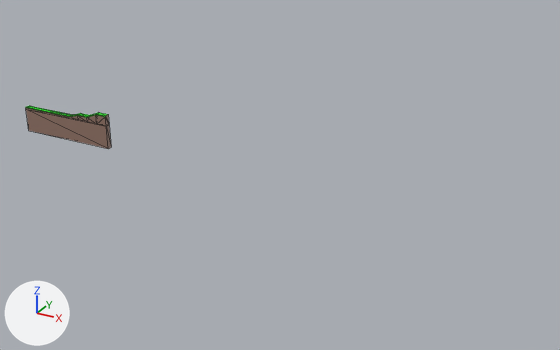
What one commit did to the FBX model Assets/Stage/First/first_1.fbx.
Rendered twice from a 50 mm lens placed at (2.5, -2.3, 1.09), pointed at (1.2, 0.05, -0.09). The lights are fixed; the arrows at lower left show +X, +Y and +Z. Mesh edges are drawn as thin lines. Where no turn or scale is listed for an object, it has been applied to the vertices. Vertices at the same position are counted once.
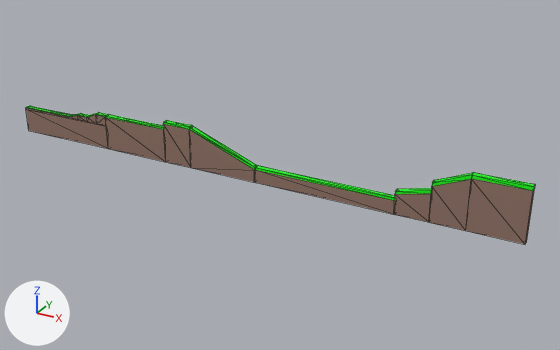
Where the newer file only moved an object's origin or applied its transform, the numbers keep the older frame.

The change, as a diff of the scene's bpy script:
```diff
--- a/Assets/Stage/First/first_1.fbx.py
+++ b/Assets/Stage/First/first_1.fbx.py
@@ mat_lambert5 @@
+mat_lambert5 = principled_material('lambert5')
+mat_lambert5.base_color = (0.0, 1.0, 0.0)  # green #00ff00
@@ mat_lambert4 @@
+mat_lambert4 = principled_material('lambert4')
+mat_lambert4.base_color = (0.294, 0.178, 0.138)  # brown #947568
@@ mat_lambert6 @@
+mat_lambert6 = principled_material('lambert6')
+mat_lambert6.base_color = (0.561, 0.561, 0.561)  # light grey #c5c5c5
@@ me_mesh @@
 # used by ob_polysurface4; location = (0.195, 0.0, -0.037)
-me_mesh.from_pydata(...)  # 65 vertices, 106 faces; spans x -0.225..0.225, y -0.01..0.01, z -0.073..0.073
+me_mesh.from_pydata(...)  # 141 vertices, 230 faces; spans x -0.225..1.935, y -0.01..0.01, z -0.073..0.13
+# me_mesh part 1
+# 42 vertices are added at x 0.224..1.935, y -0.01, z -0.073..0.13
+# 34 new vertices lie (0.0, 0.02, 0.0) away from vertices in x 0.224..1.935, y -0.01, z -0.073..0.13
+# 40 new faces join them, mat_lambert2 (green #00ff00)
+# 54 new faces join them, mat_lambert1 (light grey #c5c5c5)
+# 30 new faces join them, mat_lambert3 (brown #947568)
 me_mesh.materials.append(mat_lambert3)
@@ me_mesh @@
 me_mesh.materials.append(mat_lambert1)
+me_mesh.materials.append(mat_lambert4)  # brown #947568
+me_mesh.materials.append(mat_lambert5)  # green #00ff00
+me_mesh.materials.append(mat_lambert6)  # light grey #c5c5c5
```

What differs and where, as boxes (x1, y1, x2, y2) in the pictures (560 x 350 px):
'polySurface4', reshaped (493% wider, 216% taller)
    before: (26, 106, 111, 149)
    after: (26, 106, 535, 244)
part 1 of me_mesh, added (brown)
    after: (105, 114, 535, 244)
